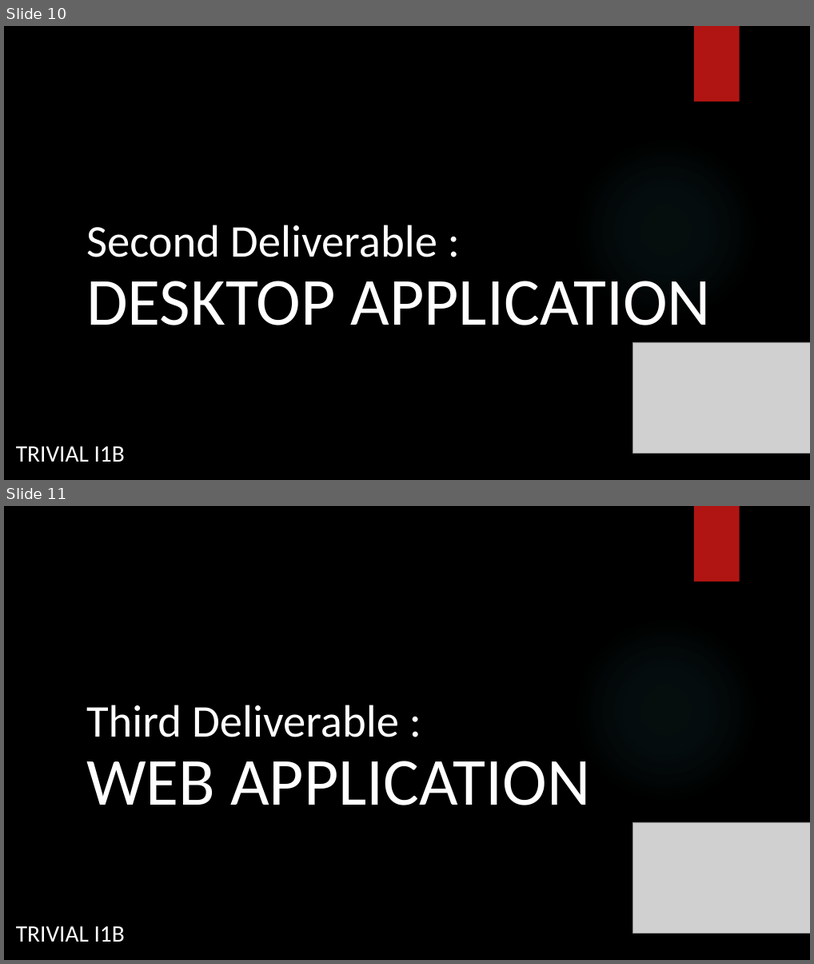
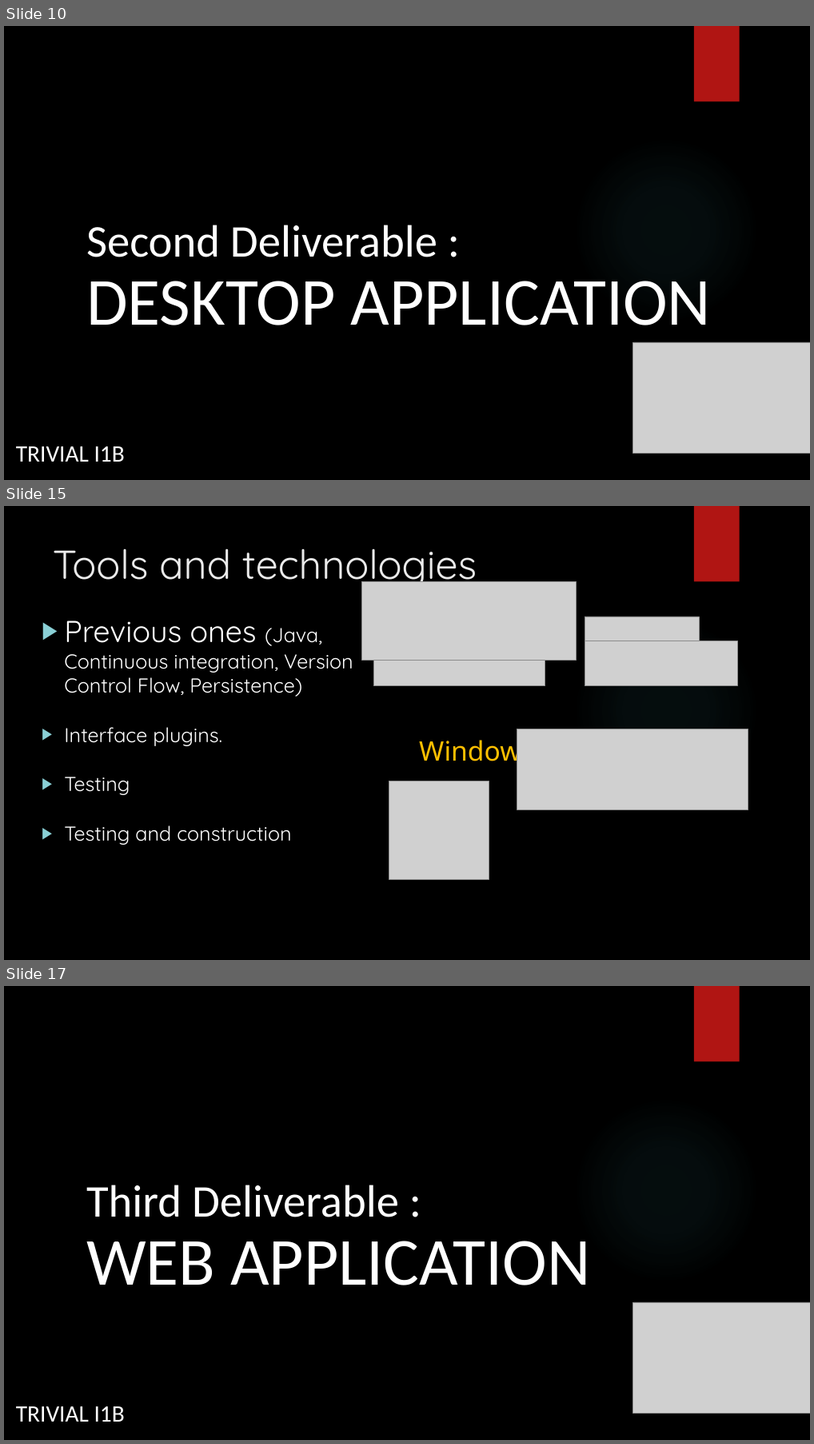
Before and after one commit to Arquisoft/Trivial_i1b, a slide deck: Documentation/Software Architecture.pptx. Shown one above the other, each under a label of ours: slides 10 and 11 before the commit, slides 10, 15 and 17 after it; the slides between them are not shown. The pictures are 814x964 and 814x1444 pixels, drawn with LibreOffice and Linux fonts; fonts in the diff are those of the drawing; grey boxes stand for pictures; background and template pictures are left out. Boxes give left, top, right and bottom in pixels: in the first picture for what was removed or moved away, otherwise in the second. Text is boxed around its words. In the diff, an @@ line names an element or a change of style, - is before the commit and + after.

```diff
--- a/Documentation/Software Architecture.pptx
+++ b/Documentation/Software Architecture.pptx
@@ slide 15 added at <box>4,506,810,960</box>, background picture (left out); not listed: 2 template elements that a slide beside it also shows @@
@@ title added at <box>53,548,477,590</box>, 48 pt, text #EBEBEB @@
+Tools and technologies
@@ picture added at <box>362,582,576,660</box> @@
@@ text added at <box>64,620,354,844</box>, 24 pt, text #FFFFFF @@
+▶ Previous ones (Java, Continuous integration, Version Control Flow, Persistence)
+▶ Interface plugins.
+▶ Testing
+▶ Testing and construction
@@ picture added at <box>585,616,699,640</box> @@
@@ picture added at <box>374,646,545,686</box> @@
@@ picture added at <box>585,641,738,686</box> @@
@@ text added at <box>419,735,534,768</box>, 32 pt, text #FFC000 @@
+Windows Builder
@@ picture added at <box>518,728,748,809</box> @@
@@ picture added at <box>390,780,489,880</box> @@
@@ what was slide 11 is now slide 17 @@
```
Also in this commit, not shown: 1 slide changed, 5 other slides added, 5 other files.
